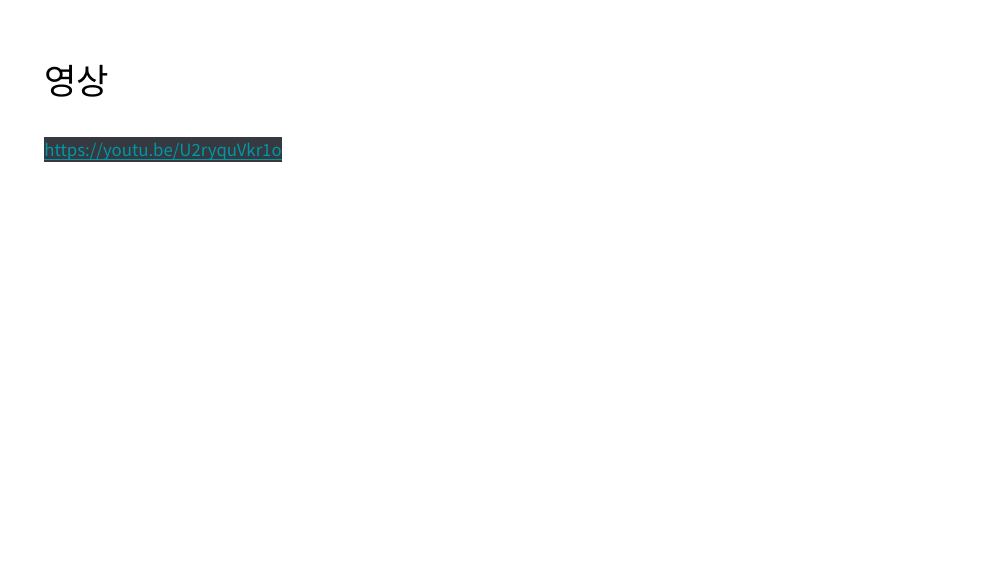
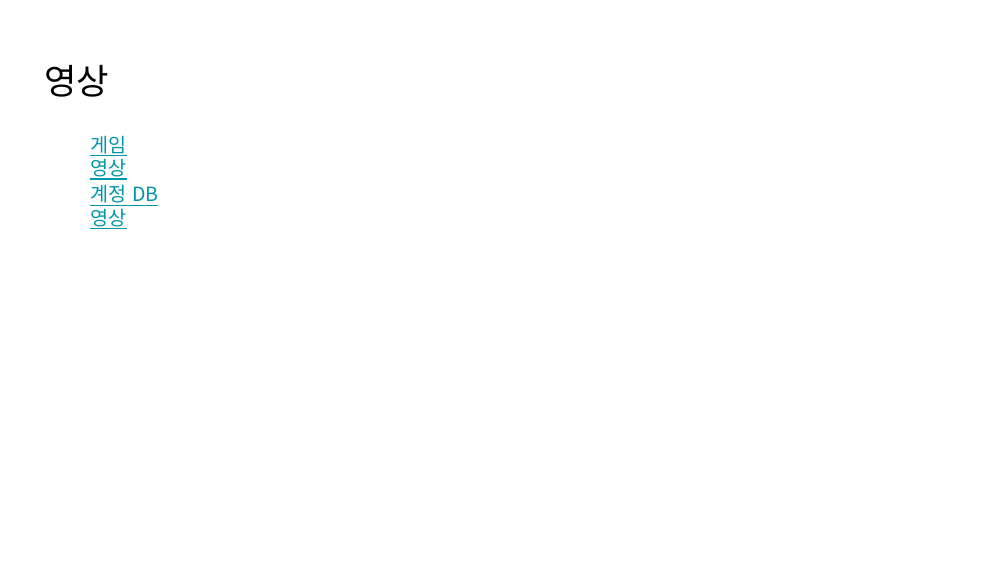
Before and after one commit to qbzjs/2D-3D-, a slide deck: slide 11 of Docs/Project Presentation 2nd.pptx. Drawn at 1008x567 pixels with LibreOffice and Linux fonts; fonts in the diff are those of the drawing. Boxes give left, top, right and bottom in pixels: in the first picture for what was removed or moved away, otherwise in the second. Text is boxed around its words. In the diff, an @@ line names an element or a change of style, - is before the commit and + after.

```diff
--- a/Docs/Project Presentation 2nd.pptx
+++ b/Docs/Project Presentation 2nd.pptx
@@ text removed at [44, 143, 281, 160] @@
-https://youtu.be/U2ryquVkr1o
@@ text added at [90, 135, 126, 180], 14 pt, text #0097A7, underline @@
+게임 영상
@@ text added at [90, 184, 158, 229], 14 pt, text #0097A7, underline @@
+계정 DB 영상
```
Also in this commit, not shown: 1 other file.
